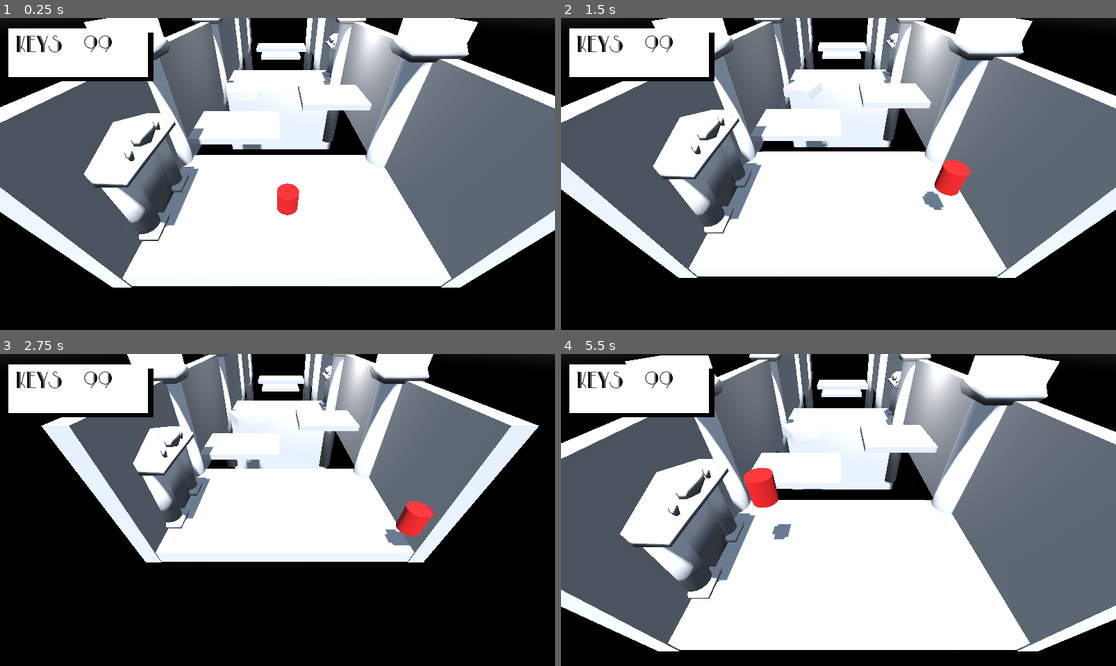
Above: before the commit, frames 1-4 (two rows, left to right).
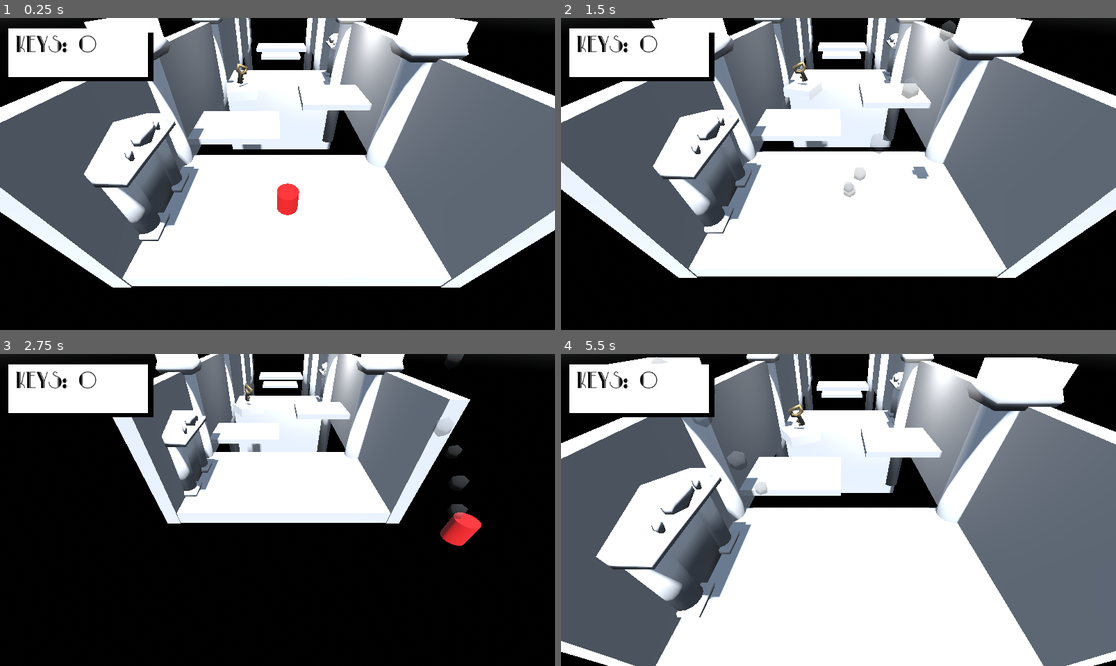
Above: after the commit, the same moments.

Repository: FloridaChristopher/LabyrinthGameJam
Game: Godot game, scene res://Scenes/the_maze.tscn
Two runs of this game, one before a commit and one after it. Both use one fixed random seed, a clock stepped at 60 frames per second and the inputs below.
Inputs:
- Up to frame 1 (0.25 s): no input
- Up to frame 2 (1.5 s): hold D (Right) 0.53-1.28 s; tap Space (Jump) at 0.6, 0.77, 1.07, 1.35 s; hold S (Backward) from 1.28 s (still down)
- Up to frame 3 (2.75 s): tap Space (Jump) at 1.52, 1.82, 2.1 s; release S (Backward) at 2.03 s; hold D (Right) from 2.03 s (still down)
- Up to frame 4 (5.5 s): release D (Right) at 2.78 s; hold W (Forward) 2.78-3.53 s; tap Space (Jump) at 2.85, 3.02, 3.32, 3.6, 3.77, 4.07, 4.35, 4.52, 4.82, 5.1 s; hold A (Left) 3.53-5.03 s; hold S (Backward) from 5.03 s (still down)

The runs differ from the first frame. In frame 1, 0.2% of the frame differs, in the area x 11-45%, y 5-23%; in frame 2, 1.5%; in frame 3, 27%, in the area x 7-98%, y 0-67%; in frame 4, 20%.

Commit message:
The keys to success
- added collectable keys
- added basic ui
- added dust particles to run

Diff:
--- /dev/null
+++ b/Labyrinth/Objects/big_key.tscn
@@ -0,0 +1,117 @@
+[gd_scene load_steps=12 format=3 uid="uid://ceed8awj3lsqn"]
+
+[ext_resource type="ArrayMesh" uid="uid://c2pmd4ijsjnlq" path="res://Models/Big key.obj" id="1_jps3x"]
+[ext_resource type="Script" path="res://Scripts/key.gd" id="1_kah3o"]
+
+[sub_resource type="StandardMaterial3D" id="StandardMaterial3D_y5sd7"]
+albedo_color = Color(0.752941, 0.639216, 0.4, 1)
+metallic = 1.0
+roughness = 0.56
+
+[sub_resource type="SphereShape3D" id="SphereShape3D_fj8e8"]
+radius = 0.335
+
+[sub_resource type="Animation" id="Animation_0fnr4"]
+resource_name = "keyspin"
+length = 2.0
+loop_mode = 1
+tracks/0/type = "value"
+tracks/0/imported = false
+tracks/0/enabled = true
+tracks/0/path = NodePath("Node3D:position")
+tracks/0/interp = 1
+tracks/0/loop_wrap = true
+tracks/0/keys = {
+"times": PackedFloat32Array(0, 1, 2.1),
+"transitions": PackedFloat32Array(1, 1, 1),
+"update": 0,
+"values": [Vector3(0, 0, 0), Vector3(0, 0.0682135, 0), Vector3(0, 0.0136427, 0)]
+}
+tracks/1/type = "value"
+tracks/1/imported = false
+tracks/1/enabled = true
+tracks/1/path = NodePath("Node3D:rotation")
+tracks/1/interp = 1
+tracks/1/loop_wrap = true
+tracks/1/keys = {
+"times": PackedFloat32Array(0, 1, 2),
+"transitions": PackedFloat32Array(1, 1, 1),
+"update": 0,
+"values": [Vector3(0, 0, 0), Vector3(0, -3.14159, 0), Vector3(0, -6.28319, 0)]
+}
+
+[sub_resource type="Animation" id="Animation_q5mab"]
+length = 0.001
+tracks/0/type = "value"
+tracks/0/imported = false
+tracks/0/enabled = true
+tracks/0/path = NodePath("Node3D:position")
+tracks/0/interp = 1
+tracks/0/loop_wrap = true
+tracks/0/keys = {
+"times": PackedFloat32Array(0),
+"transitions": PackedFloat32Array(1),
+"update": 0,
+"values": [Vector3(0, 0, 0)]
+}
+tracks/1/type = "value"
+tracks/1/imported = false
+tracks/1/enabled = true
+tracks/1/path = NodePath("Node3D:rotation")
+tracks/1/interp = 1
+tracks/1/loop_wrap = true
+tracks/1/keys = {
+"times": PackedFloat32Array(0),
+"transitions": PackedFloat32Array(1),
+"update": 0,
+"values": [Vector3(0, 0, 0)]
+}
+
+[sub_resource type="AnimationLibrary" id="AnimationLibrary_a3qgh"]
+_data = {
+"RESET": SubResource("Animation_q5mab"),
+"keyspin": SubResource("Animation_0fnr4")
+}
+
+[sub_resource type="AnimationNodeAnimation" id="AnimationNodeAnimation_852qx"]
+animation = &"keyspin"
+
+[sub_resource type="AnimationNodeStateMachineTransition" id="AnimationNodeStateMachineTransition_xg8ni"]
+advance_mode = 2
+
+[sub_resource type="AnimationNodeStateMachine" id="AnimationNodeStateMachine_1ap63"]
+states/keyspin/node = SubResource("AnimationNodeAnimation_852qx")
+states/keyspin/position = Vector2(311, 96)
+transitions = ["Start", "keyspin", SubResource("AnimationNodeStateMachineTransition_xg8ni")]
+
+[sub_resource type="AnimationNodeStateMachinePlayback" id="AnimationNodeStateMachinePlayback_0epxt"]
+
+[node name="BigKey" type="Area3D"]
+script = ExtResource("1_kah3o")
+
+[node name="Node3D" type="Node3D" parent="."]
+transform = Transform3D(-0.56356, 0, 0.826075, 0, 1, 0, -0.826075, 0, -0.56356, 0, 0.0471061, 0)
+
+[node name="BigKey" type="MeshInstance3D" parent="Node3D"]
+transform = Transform3D(0.37248, 0, 0, 0, 0.341718, 0.148222, 0, -0.148222, 0.341718, 0, 0.0314566, 0.111401)
+material_override = SubResource("StandardMaterial3D_y5sd7")
+mesh = ExtResource("1_jps3x")
+skeleton = NodePath("../../..")
+
+[node name="CollisionShape3D" type="CollisionShape3D" parent="."]
+transform = Transform3D(1, 0, 0, 0, 1, 0, 0, 0, 1, 0, 0.289194, 0)
+shape = SubResource("SphereShape3D_fj8e8")
+
+[node name="AnimationPlayer" type="AnimationPlayer" parent="."]
+reset_on_save = false
+libraries = {
+"": SubResource("AnimationLibrary_a3qgh")
+}
+
+[node name="AnimationTree" type="AnimationTree" parent="."]
+tree_root = SubResource("AnimationNodeStateMachine_1ap63")
+anim_player = NodePath("../AnimationPlayer")
+active = true
+parameters/playback = SubResource("AnimationNodeStateMachinePlayback_0epxt")
+
+[connection signal="body_entered" from="." to="." method="_on_body_entered"]
--- a/Labyrinth/Rooms/room0.tscn
+++ b/Labyrinth/Rooms/room0.tscn
@@ -1,4 +1,4 @@
-[gd_scene load_steps=9 format=3 uid="uid://ucshykjuioa1"]
+[gd_scene load_steps=10 format=3]
 
 [ext_resource type="Script" path="res://Scripts/Room.gd" id="1_h4cj0"]
 [ext_resource type="Material" uid="uid://dhbaxou0v4b5o" path="res://Shaders/Marble.tres" id="2_0m50l"]
@@ -6,6 +6,7 @@
 [ext_resource type="ArrayMesh" uid="uid://ds6qyo41p0yqr" path="res://Models/arch.obj" id="4_ye42f"]
 [ext_resource type="PackedScene" uid="uid://cb061gs4qifx8" path="res://Objects/doorway.tscn" id="5_nyqn0"]
 [ext_resource type="PackedScene" uid="uid://832o6u5ts2pp" path="res://Objects/te_4t_platform.tscn" id="6_fh0vx"]
+[ext_resource type="PackedScene" uid="uid://ceed8awj3lsqn" path="res://Objects/big_key.tscn" id="7_ulg30"]
 
 [sub_resource type="BoxMesh" id="BoxMesh_is5n7"]
 size = Vector3(1, 0.3, 1)
@@ -133,4 +134,7 @@
 [node name="CollisionShape3D" type="CollisionShape3D" parent="RigidBody3D"]
 shape = SubResource("BoxShape3D_y0qjd")
 
+[node name="BigKey" parent="." instance=ExtResource("7_ulg30")]
+transform = Transform3D(1, 0, 0, 0, 1, 0, 0, 0, 1, -1.4238, 0.22328, -4.83122)
+
 [editable path="Te4t_platform10"]
--- a/Labyrinth/Scenes/player.tscn
+++ b/Labyrinth/Scenes/player.tscn
@@ -20,7 +20,21 @@
 radius = 0.2
 height = 0.5
 
-[node name="Player" type="RigidBody3D" node_paths=PackedStringArray("grnd_ray", "jmpbuffertimer") groups=["Player"]]
+[sub_resource type="StandardMaterial3D" id="StandardMaterial3D_wxnhu"]
+transparency = 1
+albedo_color = Color(0.478431, 0.478431, 0.478431, 0.345098)
+
+[sub_resource type="SphereMesh" id="SphereMesh_wprkd"]
+material = SubResource("StandardMaterial3D_wxnhu")
+radius = 0.076
+height = 0.164
+radial_segments = 5
+rings = 2
+
+[sub_resource type="Gradient" id="Gradient_un6mf"]
+colors = PackedColorArray(1, 1, 1, 1, 1, 1, 1, 0)
+
+[node name="Player" type="RigidBody3D" node_paths=PackedStringArray("grnd_ray", "jmpbuffertimer", "coyoteTimer") groups=["Player"]]
 axis_lock_angular_x = true
 axis_lock_angular_y = true
 axis_lock_angular_z = true
@@ -29,8 +43,10 @@
 can_sleep = false
 script = ExtResource("1_77lhv")
 walkAcceleration = 10.0
+dragForce = 5.0
 grnd_ray = NodePath("RayCast3D")
-jmpbuffertimer = NodePath("CoyoteTime")
+jmpbuffertimer = NodePath("InputBuffer")
+coyoteTimer = NodePath("CoyoteTime")
 
 [node name="Model" type="Node3D" parent="." node_paths=PackedStringArray("thing")]
 script = ExtResource("2_8yywu")
@@ -47,7 +63,7 @@
 target_position = Vector3(0, -0.4, 0)
 
 [node name="CoyoteTime" type="Timer" parent="."]
-wait_time = 3.0
+wait_time = 0.2
 one_shot = true
 
 [node name="PlayerResetter" type="Area3D" parent="." node_paths=PackedStringArray("thing")]
@@ -57,4 +73,18 @@
 [node name="CollisionShape3D2" type="CollisionShape3D" parent="PlayerResetter"]
 shape = SubResource("CapsuleShape3D_rh6gj")
 
+[node name="CPUParticles3D" type="CPUParticles3D" parent="."]
+transform = Transform3D(1, 0, 0, 0, 1, 0, 0, 0, 1, 0, -0.263727, 0)
+randomness = 0.06
+mesh = SubResource("SphereMesh_wprkd")
+gravity = Vector3(0, 1, 0)
+damping_max = 0.2
+scale_amount_max = 2.43
+color_ramp = SubResource("Gradient_un6mf")
+
+[node name="InputBuffer" type="Timer" parent="."]
+wait_time = 0.2
+one_shot = true
+
+[connection signal="timeout" from="CoyoteTime" to="." method="_on_coyote_time_timeout"]
 [connection signal="body_entered" from="PlayerResetter" to="PlayerResetter" method="_on_body_entered"]
--- a/Labyrinth/Scenes/the_maze.tscn
+++ b/Labyrinth/Scenes/the_maze.tscn
@@ -1,10 +1,11 @@
-[gd_scene load_steps=11 format=3 uid="uid://dg8c44j4mjfkl"]
+[gd_scene load_steps=12 format=3 uid="uid://bfe3h1h50o15k"]
 
-[ext_resource type="Script" path="res://Scenes/maze_control.gd" id="1_2id27"]
+[ext_resource type="Script" path="res://Scripts/maze_control.gd" id="1_amh2u"]
 [ext_resource type="PackedScene" uid="uid://d0shy0fqdpckf" path="res://Scenes/player.tscn" id="1_opeje"]
-[ext_resource type="PackedScene" uid="uid://ucshykjuioa1" path="res://Rooms/room0.tscn" id="2_8btyh"]
+[ext_resource type="PackedScene" path="res://Rooms/room0.tscn" id="2_8btyh"]
 [ext_resource type="PackedScene" uid="uid://b44xpwublo52q" path="res://Rooms/room1.tscn" id="3_icjtw"]
 [ext_resource type="Script" path="res://Scripts/camerascroll.gd" id="4_ors2s"]
+[ext_resource type="Script" path="res://Scripts/collectablecontrol.gd" id="7_n5gk5"]
 [ext_resource type="FontFile" uid="uid://doisj3xe6yfy0" path="res://Fonts/ParkLaneNF.ttf" id="9_u1q61"]
 
 [sub_resource type="ProceduralSkyMaterial" id="ProceduralSkyMaterial_snw16"]
@@ -23,7 +24,7 @@
 [sub_resource type="WorldBoundaryShape3D" id="WorldBoundaryShape3D_l8do5"]
 
 [node name="Labyrith" type="Node3D" groups=["Control"]]
-script = ExtResource("1_2id27")
+script = ExtResource("1_amh2u")
 rooms = Array[Resource]([ExtResource("2_8btyh"), ExtResource("3_icjtw")])
 
 [node name="Player" parent="." instance=ExtResource("1_opeje")]
@@ -64,7 +65,7 @@
 offset_right = 307.0
 offset_bottom = 122.0
 
-[node name="RichTextLabel" type="RichTextLabel" parent="CanvasLayer"]
+[node name="RichTextLabel" type="RichTextLabel" parent="CanvasLayer" groups=["UI"]]
 offset_left = 32.0
 offset_top = 29.0
 offset_right = 300.0
@@ -73,3 +74,4 @@
 theme_override_fonts/normal_font = ExtResource("9_u1q61")
 theme_override_font_sizes/normal_font_size = 45
 text = "Keys  99"
+script = ExtResource("7_n5gk5")
--- a/Labyrinth/Scripts/Room.gd
+++ b/Labyrinth/Scripts/Room.gd
@@ -26,6 +26,7 @@
 	for dord in doors:
 		if dord.exit == door:
 			player.global_position = dord.spawnpoint.global_position
+			player.origionalpos = dord.spawnpoint.global_position
 
 # Called every frame. 'delta' is the elapsed time since the previous frame.
 func _process(delta):
--- /dev/null
+++ b/Labyrinth/Scripts/collectablecontrol.gd
@@ -0,0 +1,16 @@
+extends RichTextLabel
+
+
+var keys: int = 0
+
+# Called when the node enters the scene tree for the first time.
+func _ready():
+	pass # Replace with function body.
+
+func add_keys(num:int):
+	keys += num
+
+# Called every frame. 'delta' is the elapsed time since the previous frame.
+func _process(delta):
+	text = "Keys: " + str(keys)
+	pass
--- a/Labyrinth/Scenes/Room.gd
+++ b/Labyrinth/Scripts/key.gd
@@ -1,7 +1,4 @@
-extends Node3D
-class_name room
-
-@export var exits: int
+extends Area3D
 
 
 # Called when the node enters the scene tree for the first time.
@@ -12,3 +9,10 @@
 # Called every frame. 'delta' is the elapsed time since the previous frame.
 func _process(delta):
 	pass
+
+
+func _on_body_entered(body):
+	if body.is_in_group("Player"):
+		get_tree().get_nodes_in_group("UI").pop_front().add_keys(1)
+		queue_free()
+	pass # Replace with function body.
--- a/Labyrinth/Scripts/playerphys.gd
+++ b/Labyrinth/Scripts/playerphys.gd
@@ -8,10 +8,14 @@
 
 @export var grnd_ray: RayCast3D
 @export var jmpbuffertimer: Timer
+@export var coyoteTimer: Timer
 
 var origionalpos: Vector3
 var direction: Vector2 = Vector2.ZERO
 var jump: bool = false
+var canCoyote: bool = false
+var coyoteTime: bool = false
+
 # Called when the node enters the scene tree for the first time.
 func _ready():
 	origionalpos = global_position
@@ -19,14 +23,22 @@
 func _process(delta):
 	direction = read_input()
 
-	if Input.is_action_just_pressed("Jump") and not is_grounded():
-		jmpbuffertimer.start(0)
+	if is_grounded():
+		canCoyote = true
+	else: if canCoyote:
+		coyoteTimer.start()
+		canCoyote = false
+		coyoteTime = true
+
+	if Input.is_action_just_pressed("Jump"):
+		jmpbuffertimer.start()
 		print("started timer")
 
-	if Input.is_action_just_pressed("Jump"):
-		if is_grounded():
+
+	if jmpbuffertimer.time_left > 0:
+		if is_grounded() or coyoteTime:
 			jump = true
-			#jmpbuffertimer.stop()
+			jmpbuffertimer.stop()
 	else:
 		jump = false
 
@@ -69,3 +81,9 @@
 	#if XZ_velocity() < direction.length():
 	apply_force(direction * walkAcceleration)
 	linear_velocity = Vector3(XZ_velocity().limit_length(walkSpeed).x,linear_velocity.y,XZ_velocity().limit_length(walkSpeed).y)
+
+
+
+func _on_coyote_time_timeout():
+	coyoteTime = false
+	pass # Replace with function body.
--- a/Labyrinth/Scripts/playerresetter.gd
+++ b/Labyrinth/Scripts/playerresetter.gd
@@ -2,7 +2,7 @@
 
 var origionalPos
 
-@export var thing: RigidBody3D
+@export var thing: playerphys
 
 # Called when the node enters the scene tree for the first time.
 func _ready():
@@ -12,5 +12,5 @@
 
 func _on_body_entered(body):
 	if body.is_in_group("BottomlessPit"):
-		thing.global_position = origionalPos
+		thing.global_position = thing.origionalpos
 	pass # Replace with function body.
Not shown, added: Labyrinth/Models/Big key.obj
Not shown, added: Labyrinth/Models/Big key.obj.import
Not shown: 1 places in Labyrinth/Scenes/player.tscn that only renumber resources
Renamed: Labyrinth/Scenes/maze_control.gd -> Labyrinth/Scripts/maze_control.gd
